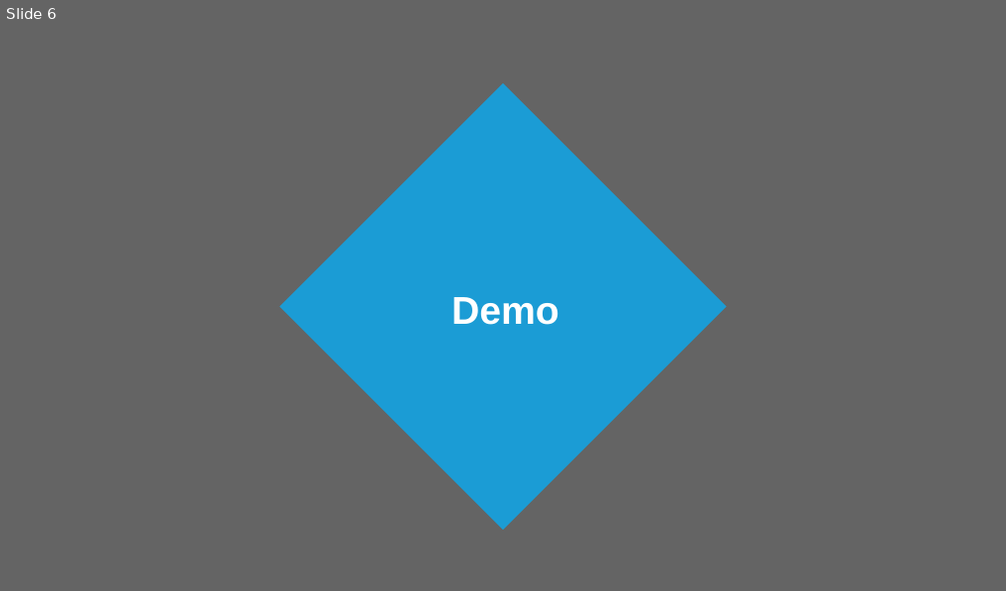
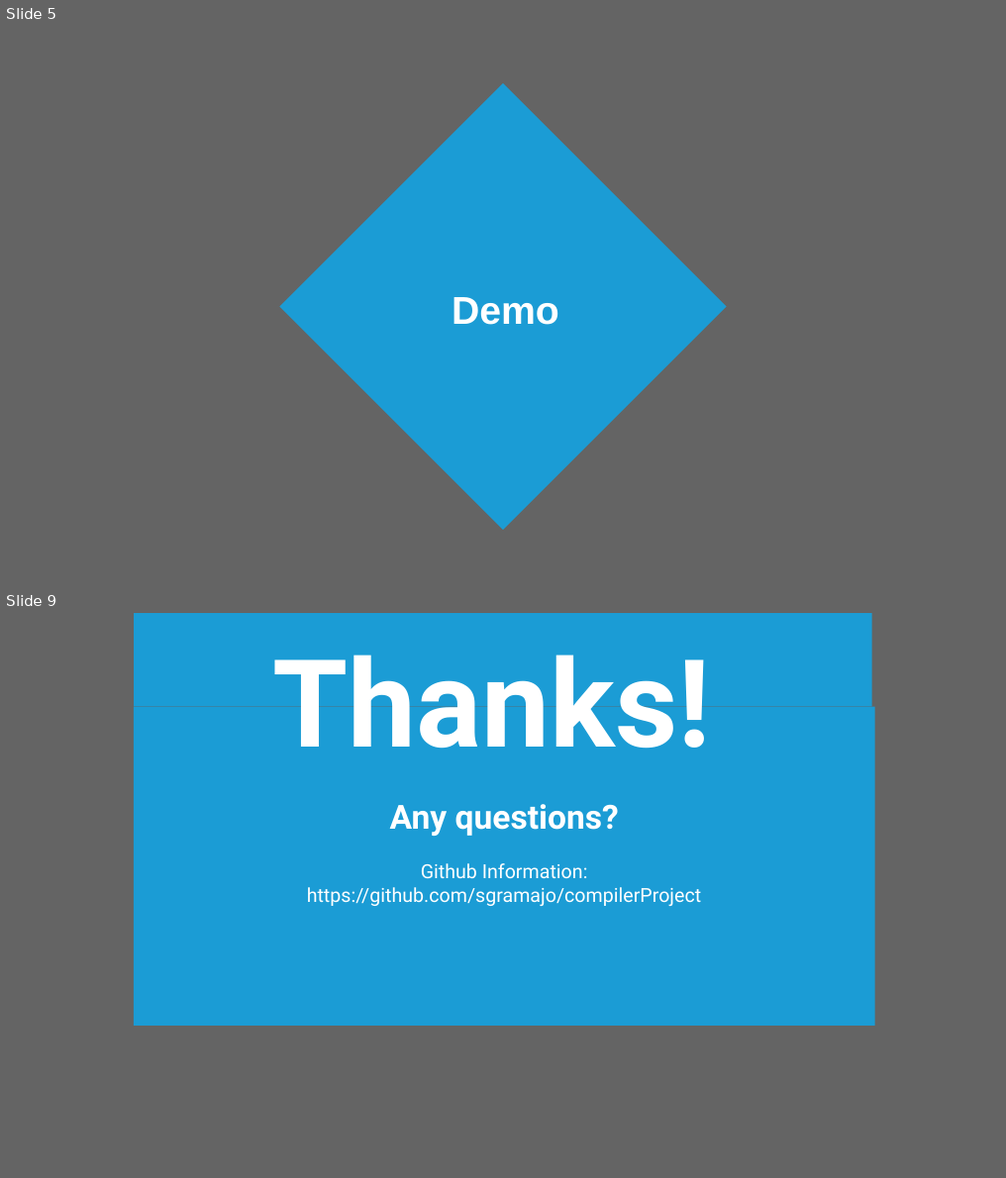
Before and after one commit to sgramajo/compilerProject, a slide deck: Final Project.pptx. Shown one above the other, each under a label of ours: slide 6 before the commit, slides 5 and 9 after it; the slides between them are not shown. The pictures are 1006x591 and 1006x1178 pixels, drawn with LibreOffice and Linux fonts; fonts in the diff are those of the drawing; background and template pictures are left out; a plain dark background stands for a picture behind light text. Boxes give left, top, right and bottom in pixels: in the first picture for what was removed or moved away, otherwise in the second. Text is boxed around its words. In the diff, an @@ line names an element or a change of style, - is before the commit and + after.

```diff
--- a/Final Project.pptx
+++ b/Final Project.pptx
@@ slide 9 added at (4, 613, 1002, 1174), background picture (left out); not listed: 1 template element that a slide beside it also shows @@
@@ rectangle added at (134, 613, 872, 707), fill #00B2FF at 73% opacity @@
@@ text added at (273, 655, 712, 749), 88 pt, text #FFFFFF, bold @@
+Thanks!
@@ rectangle added at (134, 707, 875, 1026), fill #00B2FF at 73% opacity, 14 pt, text #FFFFFF @@
+Any questions?
+Github Information:
+https://github.com/sgramajo/compilerProject
@@ what was slide 6 is now slide 5 @@
```
Also in this commit, not shown: 1 slide changed, 1 other slide added, 1 slide removed, 3 other files.
